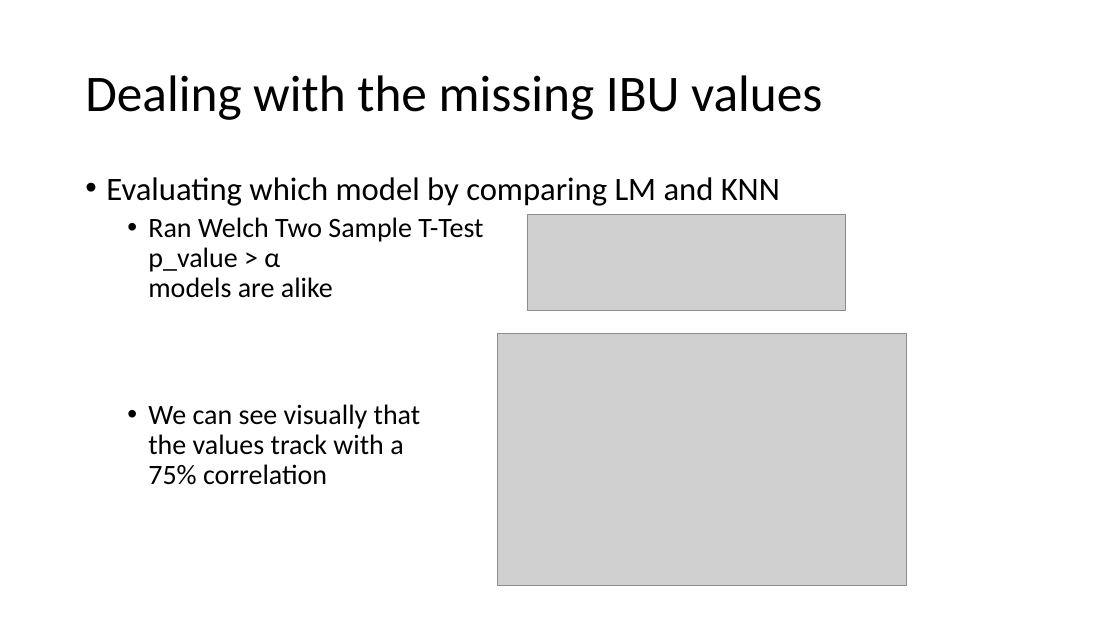
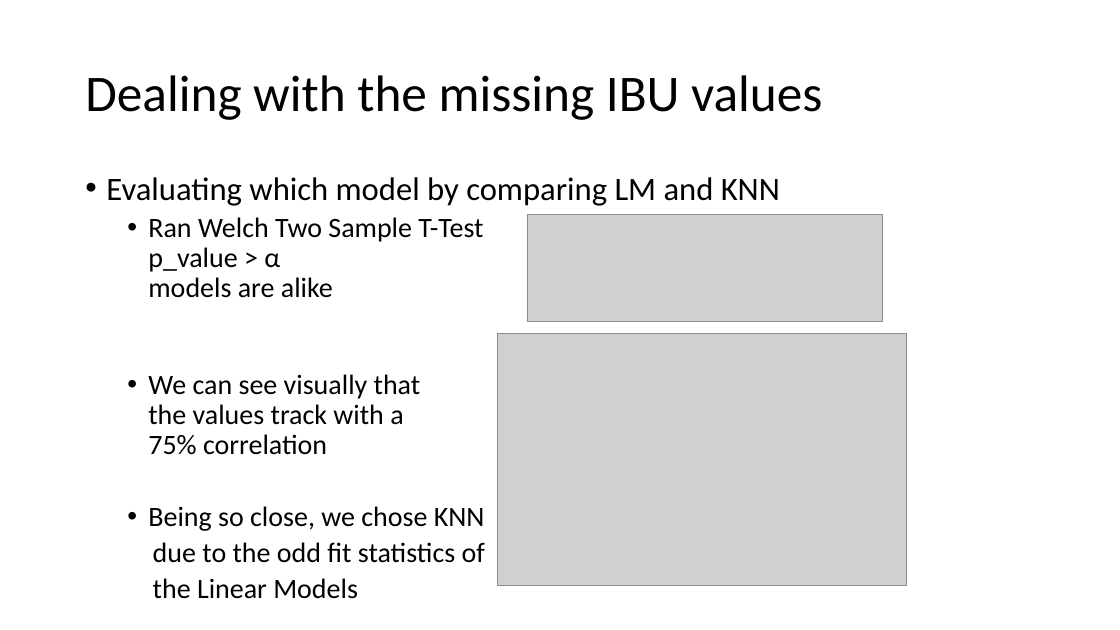
Before and after one commit to Adam-C-DS/DDS_Case_Study_1, a slide deck: slide 9 of EDA Presentation.pptx. Drawn at 1120x630 pixels with LibreOffice and Linux fonts; fonts in the diff are those of the drawing; grey boxes stand for pictures. Boxes give left, top, right and bottom in pixels: in the first picture for what was removed or moved away, otherwise in the second. Text is boxed around its words. In the diff, an @@ line names an element or a change of style, - is before the commit and + after.

```diff
--- a/EDA Presentation.pptx
+++ b/EDA Presentation.pptx
@@ picture: place and size @@
-picture at (528, 214, 845, 310)
+picture at (528, 214, 882, 321)
@@ text at (148, 506, 485, 599): paragraphs added @@
+  • Being so close, we chose KNN
+  due to the odd fit statistics of
+  the Linear Models
```
Also in this commit, not shown: 3 other slides changed.
